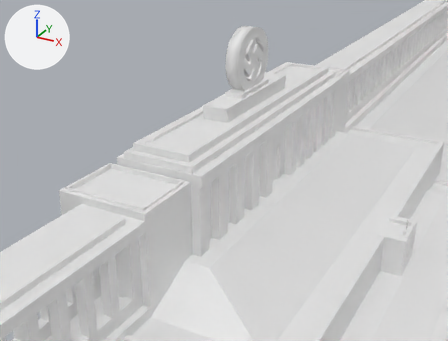
A saved change to the glTF model 3Dobj/zep/Zeppelin.gltf.
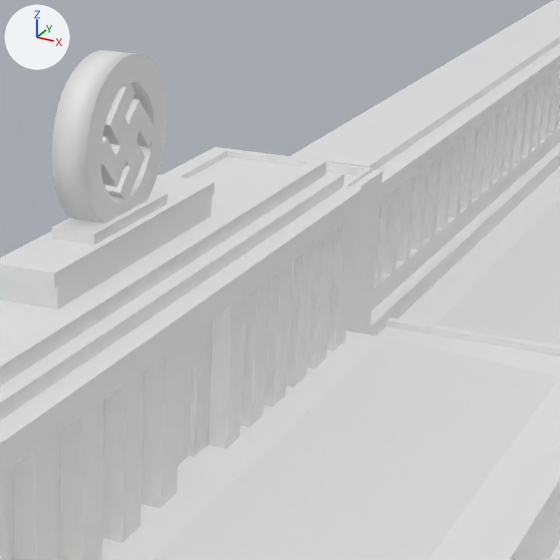
Old and new are each drawn from a 50 mm lens placed at (71.9, -310.4, 222.9), pointed at (-83.9, -27.2, 81.3) and again close up on the part from 46% to 93% of the width and 2% to 64% of the height. The axes (+X, +Y, +Z) are drawn at upper left. The lights are the same throughout. Where no turn or scale is listed for an object, it has been applied to the vertices.

The first close-up shows 'Sketchup'.
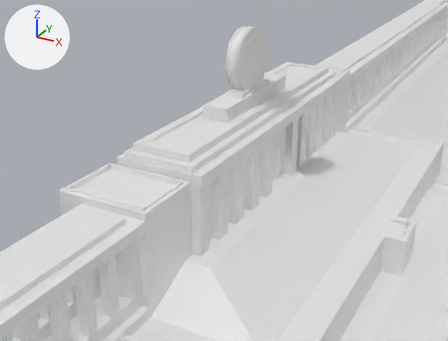
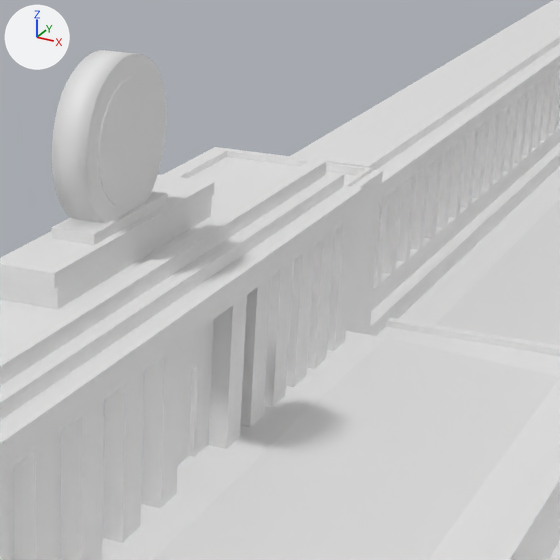
Boxes (x1, y1, x2, y2) around the edits, measured in the close-ups (560 x 560 px):
'Circle', added
    after: (99, 77, 156, 206)

The edits, one by one:
Mesh me_circle is new.
It consists of a 32-sided cylinder along z spanning x -1.0..1.0, y -1.0..1.0, z 0.0..0.62; a 32-sided cylinder along z spanning x -1.0..1.0, y -1.01..0.99, z 0.01..0.63.
Object 'Circle' (ob_circle) is new; it shows me_circle.
Its location is (-80.2, 1.3, 139.0).
Its rotation in degrees is (0, 90, 0).
Its scale is (-13.5, -13.5, -13.5).
